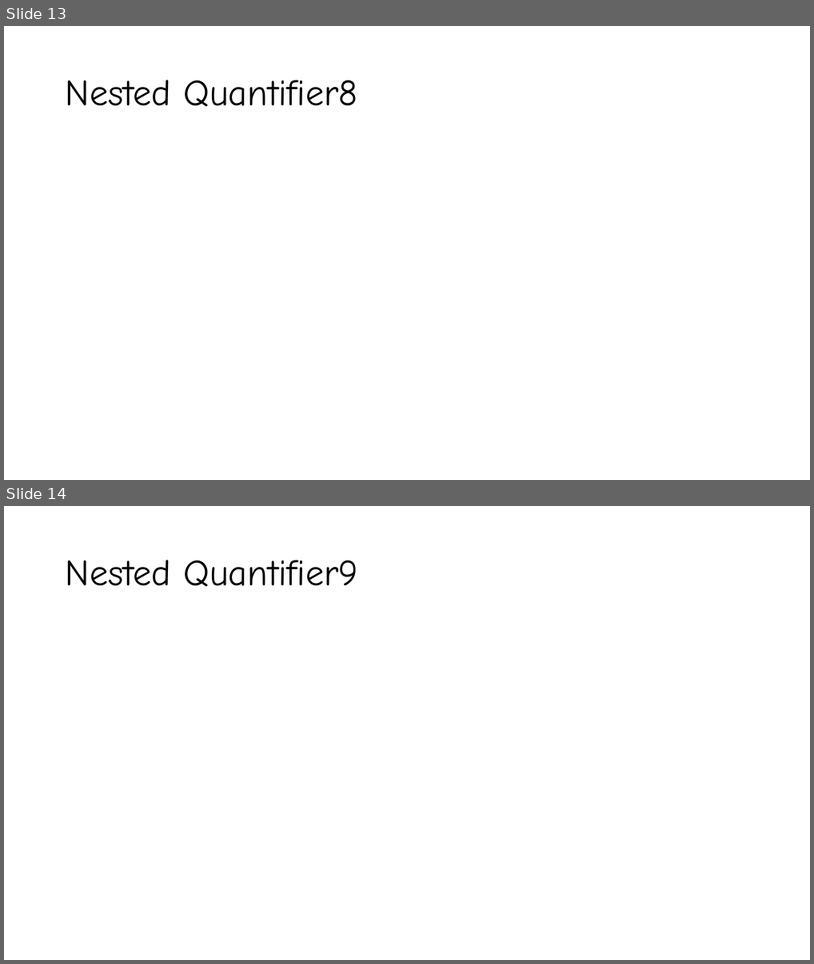
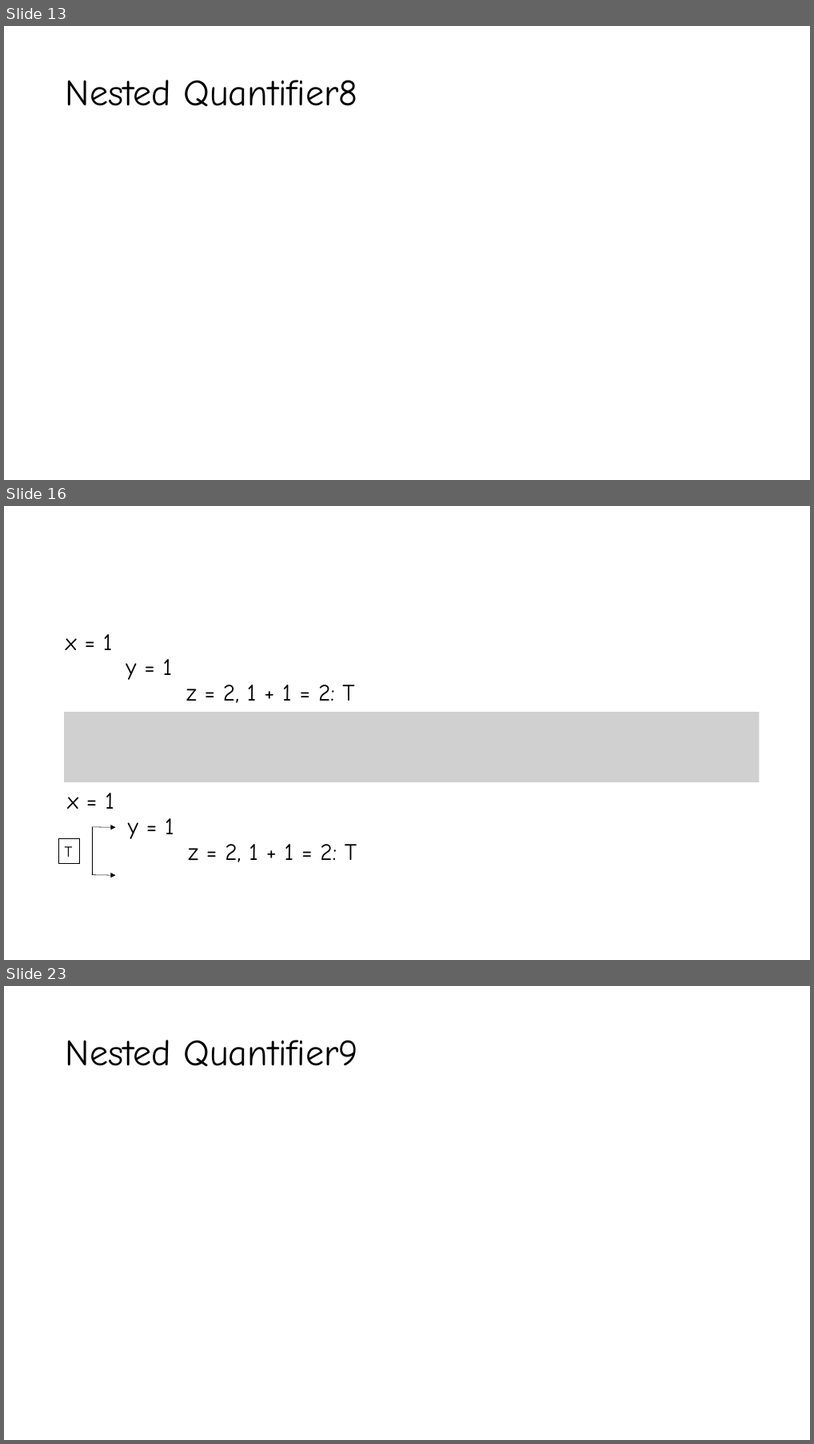
Before and after one commit to YeasirRayhanPrince/yeasirrayhanprince.github.io, a slide deck: cse106/slides/2. Predicate.pptx. Shown one above the other, each under a label of ours: slides 13 and 14 before the commit, slides 13, 16 and 23 after it; the slides between them are not shown. The pictures are 814x964 and 814x1444 pixels, drawn with LibreOffice and Linux fonts; fonts in the diff are those of the drawing; grey boxes stand for pictures. Boxes give left, top, right and bottom in pixels: in the first picture for what was removed or moved away, otherwise in the second. Text is boxed around its words. In the diff, an @@ line names an element or a change of style, - is before the commit and + after.

```diff
--- a/cse106/slides/2. Predicate.pptx
+++ b/cse106/slides/2. Predicate.pptx
@@ slide 16 added at (4,506,810,960), background #FFFFFF @@
@@ text added at (66,634,354,703), 28 pt, text #000000 @@
+x = 1
+y = 1
+z = 2, 1 + 1 = 2: T
@@ picture added at (64,712,759,783) @@
@@ text added at (67,792,357,862), 28 pt, text #000000 @@
+x = 1
+y = 1
+z = 2, 1 + 1 = 2: T
@@ rectangle added at (58,839,80,863), outline #000000 0.75 pt, 18 pt, text #000000 @@
+T
@@ line added from (92, 827) to (92, 875), #000000 0.5 pt @@
@@ arrow added from (92, 827) to (116, 828), #000000 0.5 pt @@
@@ line added from (98, 832) to (98, 832), #4472C4 0.5 pt @@
@@ arrow added from (92, 875) to (116, 875), #000000 0.5 pt @@
@@ what was slide 14 is now slide 23 @@
```
Also in this commit, not shown: 18 other slides added, 5 other files.
